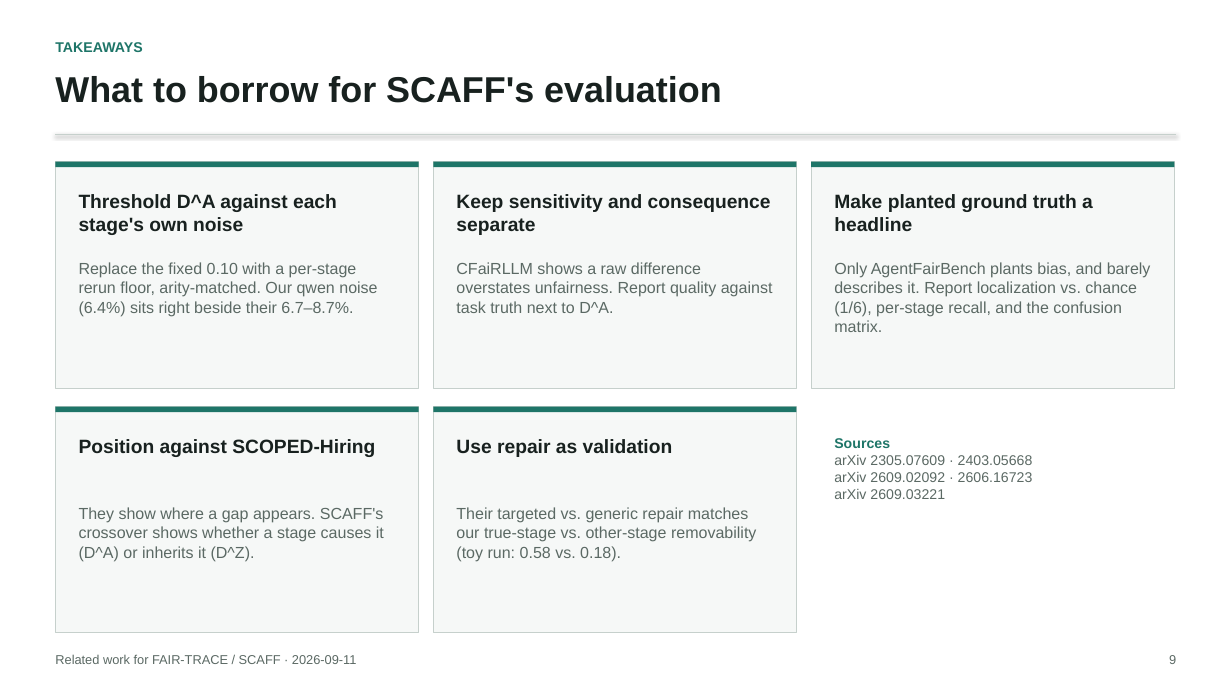
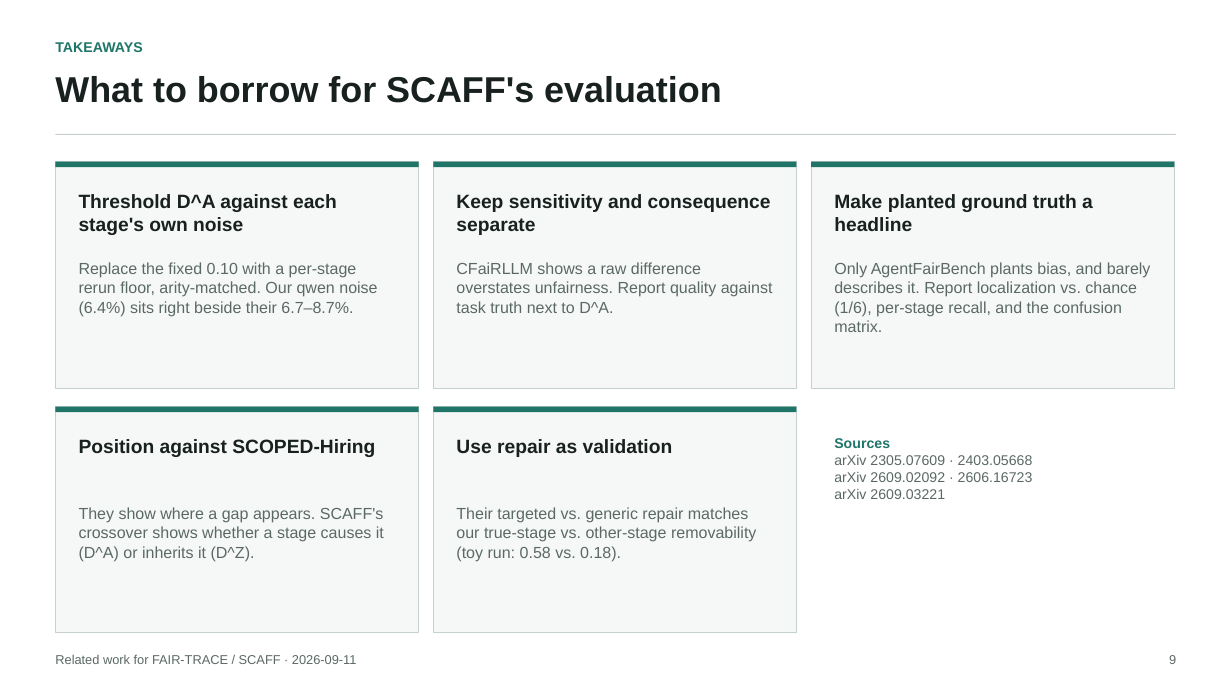
Before and after one commit to JiaruiWang-Jill/fair-trace, a slide deck: slide 9 of 0911_related_work_fairness_audits.pptx. Drawn at 1232x693 pixels with LibreOffice and Linux fonts; fonts in the diff are those of the drawing. Boxes give left, top, right and bottom in pixels: in the first picture for what was removed or moved away, otherwise in the second. Text is boxed around its words. In the diff, an @@ line names an element or a change of style, - is before the commit and + after.

```diff
--- a/0911_related_work_fairness_audits.pptx
+++ b/0911_related_work_fairness_audits.pptx
@@ line removed from (55, 134) to (1177, 134) @@
@@ rectangle added at box(55, 134, 1177, 135), fill #C6D0CC @@
```
Also in this commit, not shown: 7 other slides changed, 1 other file.
